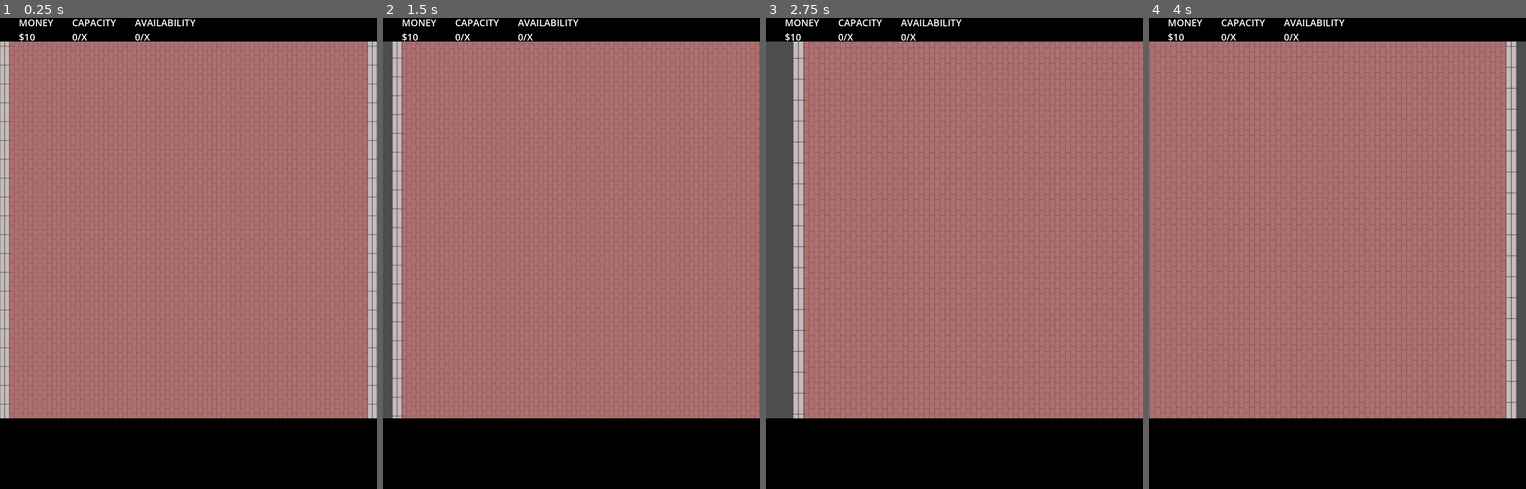
Above: before the commit, frames 1-4 (left to right).
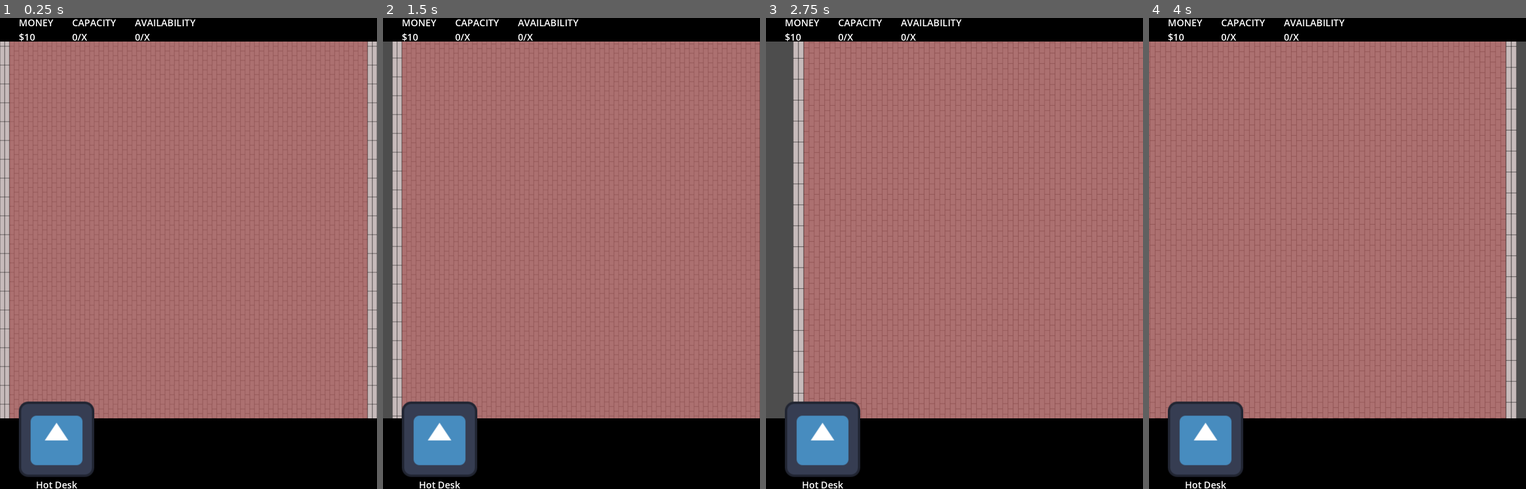
Above: after the commit, the same moments.

Repository: niels-hb/officie-godot
Game: Godot game, scene res://scenes/offices/basic_office_1/basic_office_1.tscn
The game is run twice, just before and just after one commit, with the same random seed, the same clock (stepped at 60 frames per second) and the same inputs. The engine's default icon, where the game draws it, is replaced by a stand-in: a white triangle on a blue panel in a dark square.
Inputs (mouse positions are in pixels of both pictures, inside the frame that each line leads up to):
- Up to frame 1 (0.25 s): no input
- Up to frame 2 (1.5 s): tap Enter at 0.5 s; move the mouse to (654, 229) at 0.52 s; hold . (multi_swipe_down_right) 0.53-1.25 s; hold Middle mouse button (multi_touch) 0.53-1.25 s; click (654, 229) at 0.67 s; tap Space at 1.25 s; drag from (496, 277) to (552, 347) at 1.27 s
- Up to frame 3 (2.75 s): tap Enter at 2 s; move the mouse to (992, 149) at 2.02 s; hold . (multi_swipe_down_right) from 2.03 s (still down); hold Mouse wheel up (pinch_outward) from 2.03 s (still down)
- Up to frame 4 (4 s): release . (multi_swipe_down_right) at 2.75 s; release Mouse wheel up (pinch_outward) at 2.75 s; tap Space at 2.75 s; drag from (1318, 347) to (1224, 182) at 2.77 s; tap Enter at 3.5 s; move the mouse to (1450, 324) at 3.52 s; hold M (multi_swipe_down_left) from 3.53 s (still down); hold Middle mouse button (multi_touch) from 3.53 s (still down)

The runs differ from the first frame. In frame 1, 3.3% of the frame differs, in the area x 5-25%, y 81-100%; in frame 2, 3.3%; in frame 3, 3.2%; in frame 4, 3.3%.
Error before the commit: Parse Error: Too few arguments for "new()" call. Expected at least 8 but received 5. (res://static_config/room_configuration/room_configuration.gd:35)

Commit message:
Added new Room fields to RoomConfiguration init

Diff:
--- a/static_config/room_configuration/room_configuration.gd
+++ b/static_config/room_configuration/room_configuration.gd
@@ -6,6 +6,9 @@
 const ROOM_NAME_IDENTIFIER: String = "room_name"
 const ROOM_SIZE_IDENTIFIER: String = "size"
 const ROOM_PRICE_IDENTIFIER: String = "price"
+const ROOM_INCOME_PER_DAY_DENTIFIER: String = "income_per_day"
+const ROOM_TIME_UNTIL_OCCUPIED_DENTIFIER: String = "time_until_occupied"
+const ROOM_TIME_UNTIL_COLLECTABLE_DENTIFIER: String = "time_until_collectable"
 const ROOM_ICON_IDENTIFIER: String = "icon"
 const ROOM_SCENE_IDENTIFIER: String = "scene"
 
@@ -29,7 +32,25 @@
 		var room_name: String = room_configuration.get_value(room, ROOM_NAME_IDENTIFIER)
 		var room_size: Vector2i = room_configuration.get_value(room, ROOM_SIZE_IDENTIFIER)
 		var price: int = room_configuration.get_value(room, ROOM_PRICE_IDENTIFIER)
+		var income_per_day: int = room_configuration.get_value(room, ROOM_INCOME_PER_DAY_DENTIFIER)
+		var time_until_occupied: Vector2i = room_configuration.get_value(
+			room, ROOM_TIME_UNTIL_OCCUPIED_DENTIFIER
+		)
+		var time_until_collectable: Vector2i = room_configuration.get_value(
+			room, ROOM_TIME_UNTIL_COLLECTABLE_DENTIFIER
+		)
 		var icon: String = room_configuration.get_value(room, ROOM_ICON_IDENTIFIER)
 		var scene: String = room_configuration.get_value(room, ROOM_SCENE_IDENTIFIER)
 
-		available_rooms.append(Room.new(room_name, room_size, price, icon, scene))
+		available_rooms.append(
+			Room.new(
+				room_name,
+				room_size,
+				price,
+				income_per_day,
+				time_until_occupied,
+				time_until_collectable,
+				icon,
+				scene
+			)
+		)
